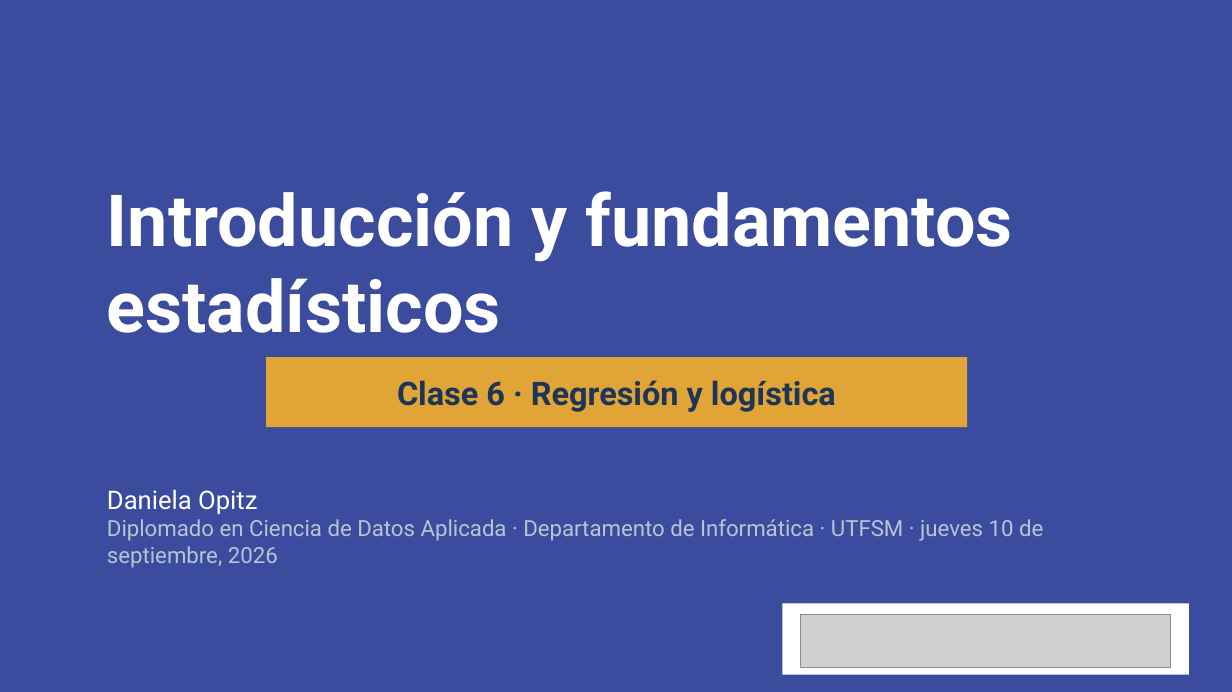
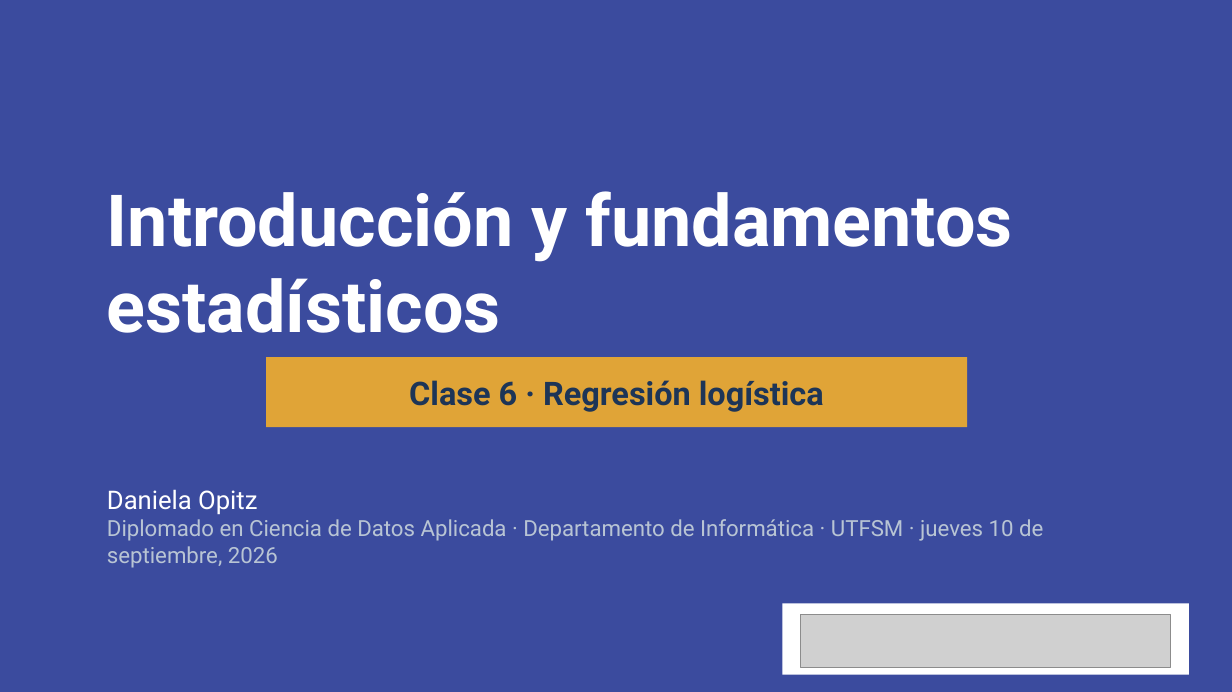
Before and after one commit to daniopitz/diplomado-cdd, a slide deck: slide 1 of presentaciones/clase06_regresion_logistica.pptx. Drawn at 1232x692 pixels with LibreOffice and Linux fonts; fonts in the diff are those of the drawing; grey boxes stand for pictures. Boxes give left, top, right and bottom in pixels: in the first picture for what was removed or moved away, otherwise in the second. Text is boxed around its words. In the diff, an @@ line names an element or a change of style, - is before the commit and + after.

```diff
--- a/presentaciones/clase06_regresion_logistica.pptx
+++ b/presentaciones/clase06_regresion_logistica.pptx
@@ text in rectangle at (409,380,824,412): text changed @@
-Clase 6 · Regresión y logística
+Clase 6 · Regresión logística
```
Also in this commit, not shown: 1 other slide changed, 8 other files.
